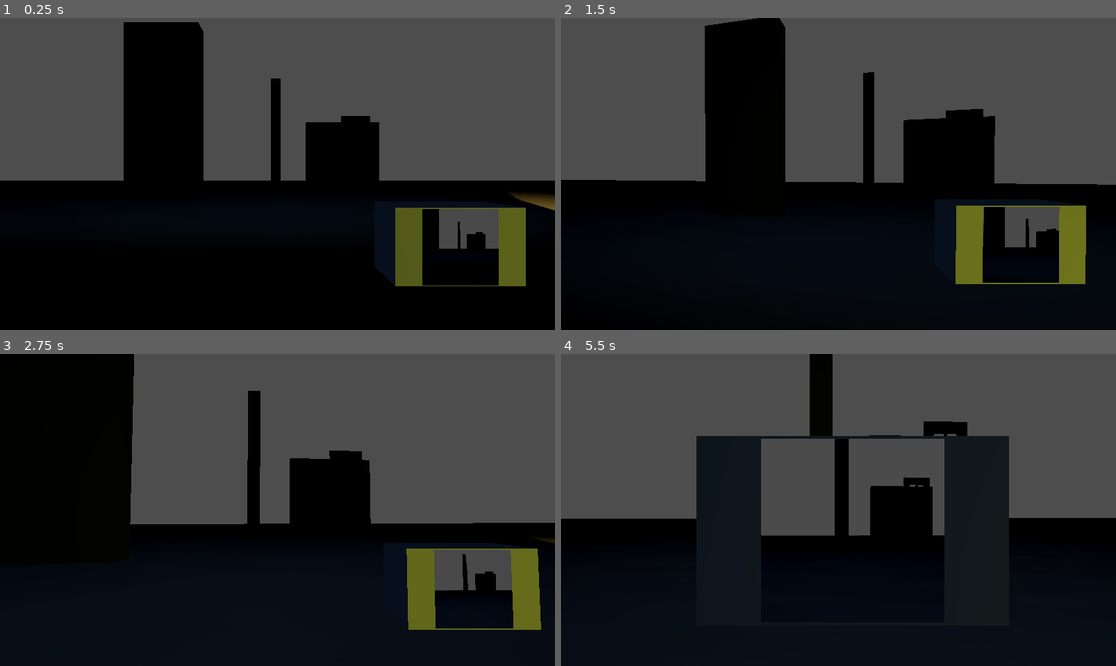
Above: before the commit, frames 1-4 (two rows, left to right).
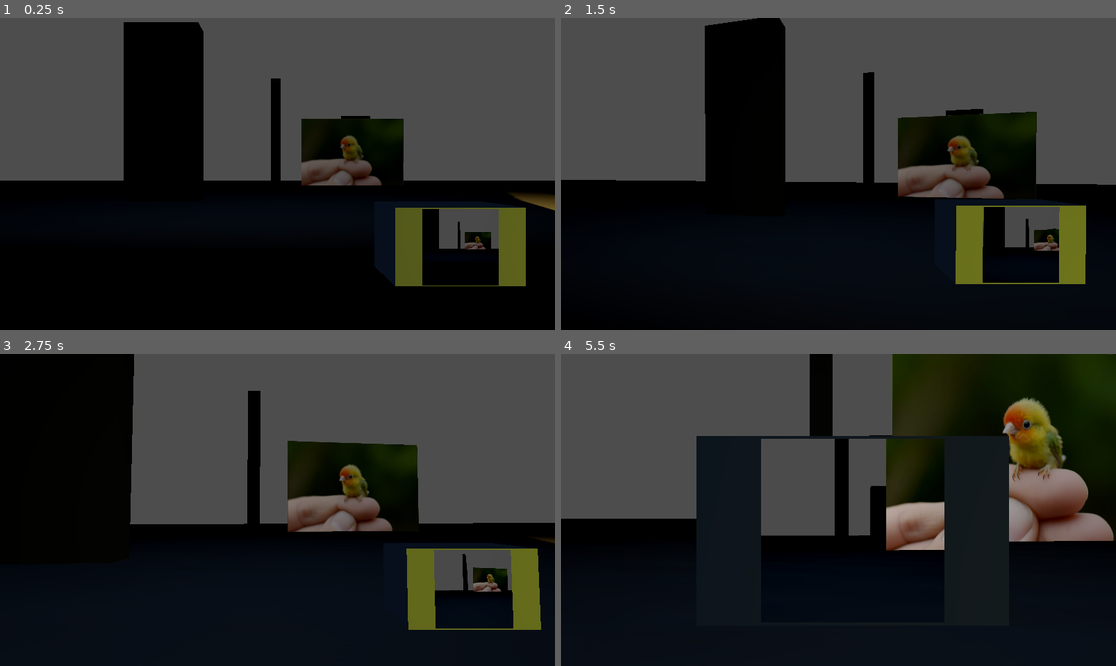
Above: after the commit, the same moments.

Repository: johnnileus/WinterJam2025
Game: Godot game, scene res://Scenes/main.tscn
Same seed, same stepped clock (60 frames per second), same inputs: the game is played once before the commit and once after it. The engine's default icon, where the game draws it, is replaced by a stand-in: a white triangle on a blue panel in a dark square.
Inputs (mouse positions are in pixels of both pictures, inside the frame that each line leads up to):
- Up to frame 1 (0.25 s): no input
- Up to frame 2 (1.5 s): move the mouse to (866, 174) at 0.52 s; hold Right mouse button (rightClick) 0.53-1.28 s; hold W (up) from 0.53 s (still down); click (866, 174) at 0.67 s; tap Space (jump) at 0.77 s; move the mouse to (810, 174) at 1.27 s; tap Shift (run) at 1.35 s; click (810, 174) at 1.42 s
- Up to frame 3 (2.75 s): keep holding W (up); tap Space (jump) at 1.52 s; move the mouse to (288, 503) at 2.02 s; tap E (takePicture) at 2.1 s; click (288, 503) at 2.17 s
- Up to frame 4 (5.5 s): keep holding W (up); move the mouse to (832, 516) at 2.77 s; right-click (832, 516) at 2.85 s; click (832, 516) at 2.92 s; tap Space (jump) at 3.02, 3.77, 4.52 s; move the mouse to (877, 513) at 3.52 s; hold Shift (run) 3.53-4.28 s; click (877, 513) at 3.67 s; tap F (inventory, bound only after the commit) at 4.15 s; move the mouse to (794, 506) at 4.27 s; tap E (takePicture) at 4.35 s; click (794, 506) at 4.42 s; move the mouse to (844, 510) at 5.02 s; hold Right mouse button (rightClick) from 5.03 s (still down); click (844, 510) at 5.17 s

The runs differ from the first frame. In frame 1, 2.5% of the frame differs, in the area x 54-89%, y 32-75%; in frame 2, 4.4%; in frame 3, 5.7%; in frame 4, 20%, in the area x 58-100%, y 0-64%.
Error after the commit: Invalid access to property or key 'visible' on a base object of type 'Nil'. (res://Scripts/player.gd:126)

Commit message:
Inventory and item implements almost

Diff:
--- a/Inventory/inventory.tscn
+++ b/Inventory/inventory.tscn
@@ -1,17 +1,34 @@
-[gd_scene format=3 uid="uid://beh7fqcp1w553"]
+[gd_scene load_steps=4 format=3 uid="uid://beh7fqcp1w553"]
 
-[node name="Control" type="Control"]
+[ext_resource type="Script" path="res://Scripts/inventory.gd" id="1_2sn44"]
+[ext_resource type="PackedScene" uid="uid://dm056vo137qfp" path="res://Inventory/inventorySlot.tscn" id="2_io1qw"]
+[ext_resource type="PackedScene" uid="uid://u3ixq8nqvtg5" path="res://Inventory/tooltip.tscn" id="3_1pnk7"]
+
+[node name="Inventory" type="Control" node_paths=PackedStringArray("inventory_grid", "tooltip")]
 layout_mode = 3
 anchors_preset = 0
-offset_right = 40.0
-offset_bottom = 40.0
+script = ExtResource("1_2sn44")
+inventory_grid = NodePath("GridContainer")
+inventory_slot_scene = ExtResource("2_io1qw")
+tooltip = NodePath("Tooltip")
 
 [node name="GridContainer" type="GridContainer" parent="."]
+layout_mode = 1
+anchors_preset = 15
+anchor_right = 1.0
+anchor_bottom = 1.0
+offset_left = -32.0
+offset_top = -32.0
+offset_right = 32.0
+offset_bottom = 32.0
+grow_horizontal = 2
+grow_vertical = 2
+columns = 6
+
+[node name="Tooltip" parent="." instance=ExtResource("3_1pnk7")]
 layout_mode = 0
-offset_right = 40.0
-offset_bottom = 40.0
-
-[node name="ColorRect" type="ColorRect" parent="."]
-layout_mode = 0
-offset_right = 40.0
-offset_bottom = 40.0
+offset_left = -211.368
+offset_top = -109.706
+offset_right = -211.368
+offset_bottom = -45.7058
+mouse_filter = 2
--- a/Inventory/inventoryItem.tscn
+++ b/Inventory/inventoryItem.tscn
@@ -1,16 +1,32 @@
-[gd_scene format=3 uid="uid://co3331bdseeg5"]
+[gd_scene load_steps=4 format=3 uid="uid://co3331bdseeg5"]
 
-[node name="InventoryItem" type="Control"]
+[ext_resource type="Script" path="res://Scripts/inventoryItem.gd" id="1_hdr3f"]
+[ext_resource type="Texture2D" uid="uid://ds0jhknaf3j4c" path="res://icon.svg" id="2_x6cmt"]
+
+[sub_resource type="LabelSettings" id="LabelSettings_nvvdv"]
+
+[node name="InventoryItem" type="Control" node_paths=PackedStringArray("sprite", "label")]
+z_index = 32
 layout_mode = 3
 anchors_preset = 15
 anchor_right = 1.0
 anchor_bottom = 1.0
 grow_horizontal = 2
 grow_vertical = 2
+script = ExtResource("1_hdr3f")
+sprite = NodePath("Sprite2D")
+label = NodePath("Label")
 
 [node name="Sprite2D" type="Sprite2D" parent="."]
+position = Vector2(0, 2)
+scale = Vector2(0.211, 0.211)
+texture = ExtResource("2_x6cmt")
 
 [node name="Label" type="Label" parent="."]
 layout_mode = 0
-offset_right = 40.0
-offset_bottom = 23.0
+offset_left = 19.0
+offset_top = 12.0
+offset_right = 140.0
+offset_bottom = 35.0
+text = "Alpha"
+label_settings = SubResource("LabelSettings_nvvdv")
--- a/Inventory/inventorySlot.tscn
+++ b/Inventory/inventorySlot.tscn
@@ -1,8 +1,21 @@
-[gd_scene format=3 uid="uid://dm056vo137qfp"]
+[gd_scene load_steps=4 format=3 uid="uid://dm056vo137qfp"]
 
-[node name="CenterContainer" type="CenterContainer"]
-offset_right = 40.0
-offset_bottom = 40.0
+[ext_resource type="Script" path="res://Scripts/inventorySlot.gd" id="1_b41aw"]
+
+[sub_resource type="Gradient" id="Gradient_5lkye"]
+
+[sub_resource type="GradientTexture2D" id="GradientTexture2D_pldsu"]
+gradient = SubResource("Gradient_5lkye")
+fill_from = Vector2(1, 0)
+
+[node name="InventorySlot" type="CenterContainer"]
+anchors_preset = 15
+anchor_right = 1.0
+anchor_bottom = 1.0
+grow_horizontal = 2
+grow_vertical = 2
+script = ExtResource("1_b41aw")
 
 [node name="TextureButton" type="TextureButton" parent="."]
 layout_mode = 2
+texture_normal = SubResource("GradientTexture2D_pldsu")
--- a/Inventory/tooltip.tscn
+++ b/Inventory/tooltip.tscn
@@ -1,11 +1,27 @@
-[gd_scene format=3 uid="uid://u3ixq8nqvtg5"]
+[gd_scene load_steps=3 format=3 uid="uid://u3ixq8nqvtg5"]
+
+[ext_resource type="Script" path="res://Scripts/tooltip.gd" id="1_eam26"]
+
+[sub_resource type="LabelSettings" id="LabelSettings_luog1"]
+font_size = 14
 
 [node name="Tooltip" type="ColorRect"]
+offset_right = 24.0
+offset_bottom = 12.0
+color = Color(0, 0, 0, 1)
+script = ExtResource("1_eam26")
 
 [node name="MarginContainer" type="MarginContainer" parent="."]
 layout_mode = 0
-offset_right = 40.0
-offset_bottom = 40.0
+offset_right = 17.0
+offset_bottom = 31.0
+theme_override_constants/margin_left = 8
+theme_override_constants/margin_top = 4
+theme_override_constants/margin_right = 8
+theme_override_constants/margin_bottom = 4
 
 [node name="Label" type="Label" parent="MarginContainer"]
 layout_mode = 2
+label_settings = SubResource("LabelSettings_luog1")
+horizontal_alignment = 1
+vertical_alignment = 1
--- /dev/null
+++ b/Items/testParrot3D.tscn
@@ -0,0 +1,20 @@
+[gd_scene load_steps=4 format=3 uid="uid://cgjfrarstvg0t"]
+
+[ext_resource type="Script" path="res://Scripts/item.gd" id="1_5h53m"]
+[ext_resource type="Texture2D" uid="uid://dfwtooi8a4bm5" path="res://Assets/gratisography-tiny-parrot-free-stock-photo-800x525.jpg" id="2_r57v3"]
+
+[sub_resource type="BoxShape3D" id="BoxShape3D_wcog5"]
+size = Vector3(8.09178, 5.46156, 0.231689)
+
+[node name="TestParrot3d" type="Area3D"]
+script = ExtResource("1_5h53m")
+item_name = "Parrot"
+icon = ExtResource("2_r57v3")
+is_stackable = true
+
+[node name="Sprite3D" type="Sprite3D" parent="."]
+texture = ExtResource("2_r57v3")
+
+[node name="CollisionShape3D" type="CollisionShape3D" parent="."]
+transform = Transform3D(1, 0, 0, 0, 1, 0, 0, 0, 1, -0.00791168, -0.00562286, -0.0255127)
+shape = SubResource("BoxShape3D_wcog5")
--- a/Scenes/main.tscn
+++ b/Scenes/main.tscn
@@ -10,6 +10,7 @@
 [ext_resource type="AudioStream" uid="uid://d3vsl5me4n2f" path="res://Assets/Sounds/weather/rain-sound-188158.mp3" id="7_dftqf"]
 [ext_resource type="AudioStream" uid="uid://dddcparp5kb35" path="res://Assets/Sounds/weather/most-stormy-howling-wind-110211.mp3" id="8_53d1l"]
 [ext_resource type="Script" path="res://Scenes/textHandler.gd" id="9_f5h35"]
+[ext_resource type="PackedScene" uid="uid://cgjfrarstvg0t" path="res://Items/testParrot3D.tscn" id="11_86rf5"]
 
 [sub_resource type="Environment" id="Environment_n3s7m"]
 background_mode = 2
@@ -306,6 +307,7 @@
 offset_top = 511.0
 offset_right = 786.024
 offset_bottom = 272.0
+scale = Vector2(1, 0.99525)
 texture = ExtResource("2_h8avp")
 expand_mode = 1
 metadata/_edit_use_anchors_ = true
@@ -361,5 +363,8 @@
 cast_shadow = 3
 mesh = SubResource("TorusMesh_elsnc")
 
+[node name="TestParrot3d" parent="." instance=ExtResource("11_86rf5")]
+transform = Transform3D(1, 0, 0, 0, 1, 0, 0, 0, 1, 14.2289, 3.75382, 2.84455)
+
 [connection signal="timeout" from="MAP/weather/flashDuration" to="MAP/weather" method="_on_timer_timeout"]
 [connection signal="timeout" from="MAP/weather/soundDelay" to="MAP/weather" method="_on_sound_delay_timeout"]
--- a/Scripts/player.gd
+++ b/Scripts/player.gd
@@ -1,4 +1,6 @@
 extends CharacterBody3D
+
+@export var inventory : Inventory
 
 var isRunning
 var lockedMovement: bool = false
@@ -120,7 +122,8 @@
 	move_and_slide()
 
 func _process(delta):
-	pass
+	if Input.is_action_just_pressed("inventory"):
+		inventory.visible = not inventory.visible
 
 func _on_timer_timeout():
 	pass # Replace with function body.
--- a/project.godot
+++ b/project.godot
@@ -66,3 +66,12 @@
 "events": [Object(InputEventMouseButton,"resource_local_to_scene":false,"resource_name":"","device":-1,"window_id":0,"a …(258 unchanged characters)…
 ]
 }
+inventory={
+"deadzone": 0.5,
+"events": [Object(InputEventKey,"resource_local_to_scene":false,"resource_name":"","device":0,"window_id":0,"alt_pressed":false,"shift_pressed":false,"ctrl_pressed":false,"meta_pressed":false,"pressed":false,"keycode":0,"physical_keycode":70,"key_label":0,"unicode":0,"location":0,"echo":false,"script":null)
+]
+}
+
+[rendering]
+
+renderer/rendering_method="gl_compatibility"
Not shown: 1 places in Scenes/main.tscn that only renumber resources
